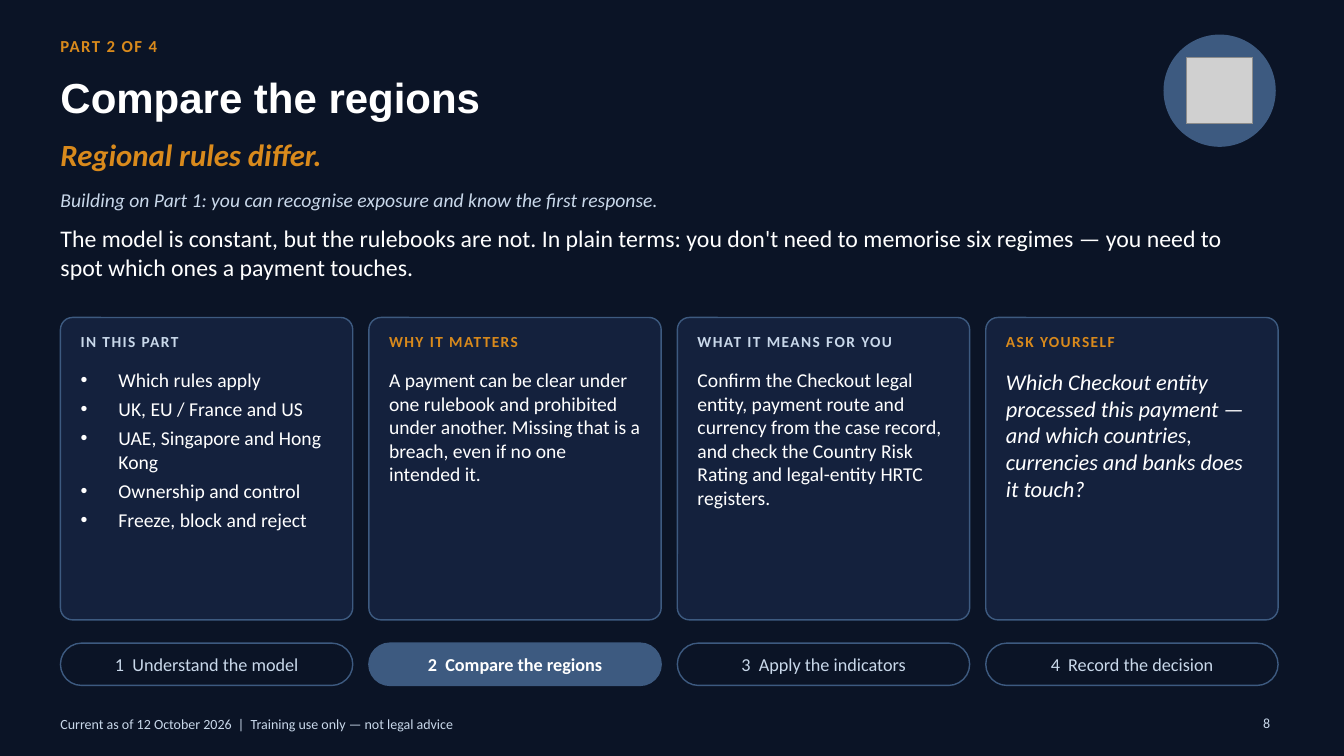
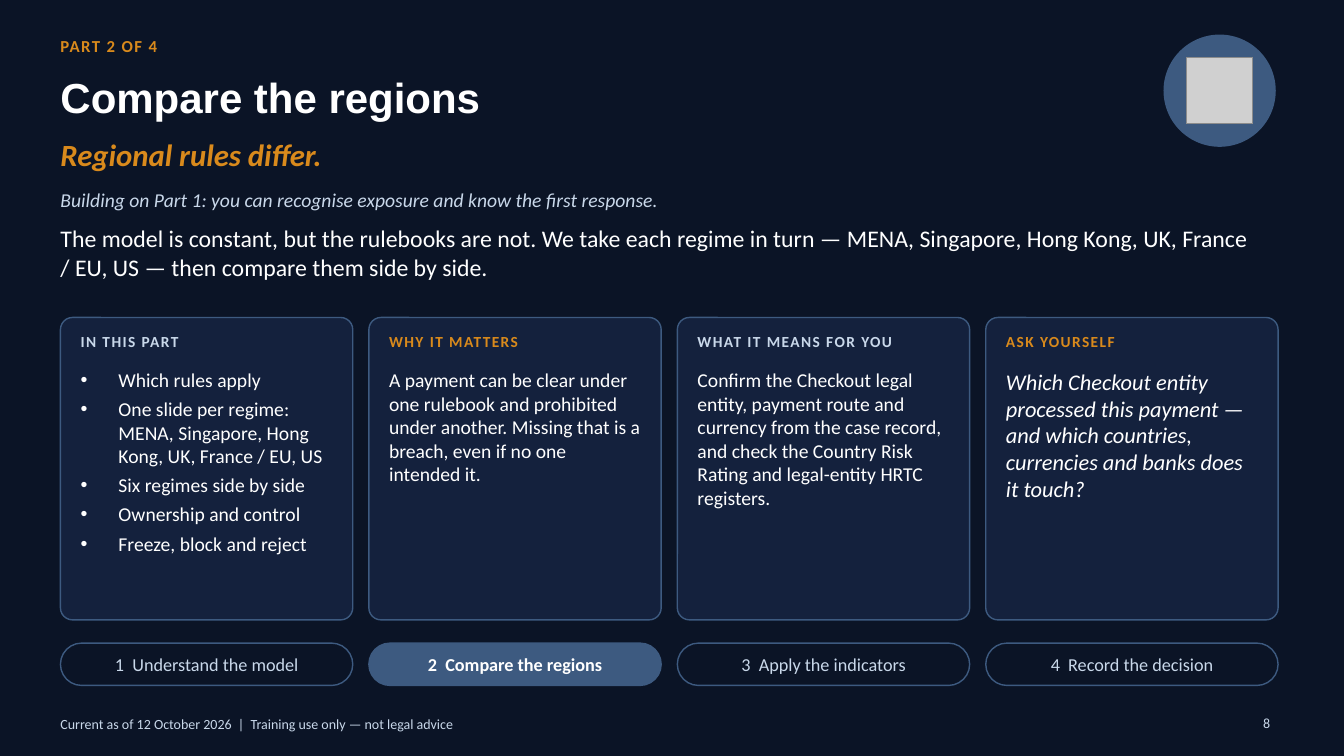
Before and after one commit to danielslonim-art/Screening, a slide deck: slide 8 of training/sanctions-in-practice-2026-10/sanctions-in-practice-analyst-edition.pptx. Drawn at 1344x756 pixels with LibreOffice and Linux fonts; fonts in the diff are those of the drawing; grey boxes stand for pictures. Boxes give left, top, right and bottom in pixels: in the first picture for what was removed or moved away, otherwise in the second. Text is boxed around its words. In the diff, an @@ line names an element or a change of style, - is before the commit and + after.

```diff
--- a/training/sanctions-in-practice-2026-10/sanctions-in-practice-analyst-edition.pptx
+++ b/training/sanctions-in-practice-2026-10/sanctions-in-practice-analyst-edition.pptx
@@ text at (60,230,1247,280): text changed @@
-The model is constant, but the rulebooks are not. In plain terms: you don't need to memorise six regimes — you need to spot which ones a payment touches.
+The model is constant, but the rulebooks are not. We take each regime in turn — MENA, Singapore, Hong Kong, UK, France / EU, US — then compare them side by side.
@@ text at (118,402,323,496): text changed @@
-• UK, EU / France and US
-• UAE, Singapore and Hong Kong
+• One slide per regime: MENA, Singapore, Hong Kong, UK, France / EU, US
+• Six regimes side by side
```
Also in this commit, not shown: 2 other slides changed, 7 slides added, 2 slides removed, 2 other files.
